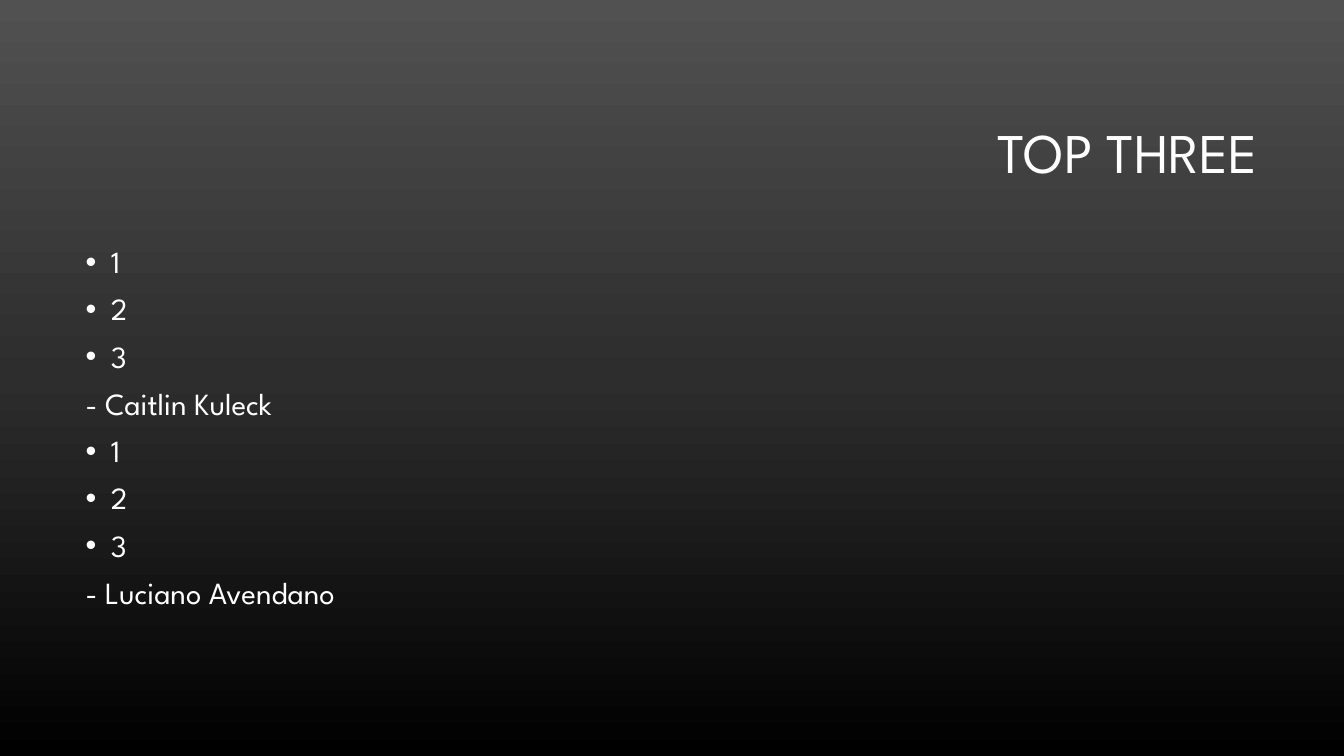
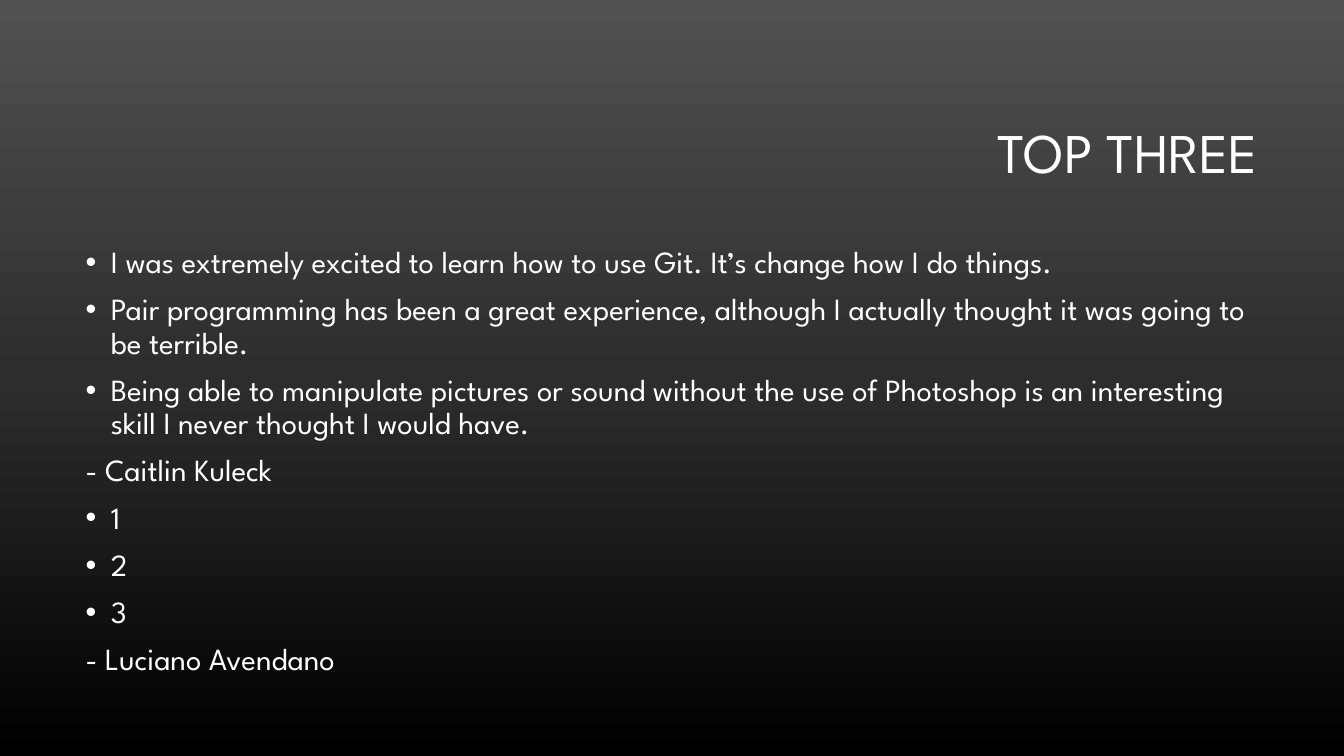
Before and after one commit to kTeaBear/Malice-in-Pyland, a slide deck: slide 9 of CST205 - Final Project Powerpoint.pptx (slide 7 before the commit). Drawn at 1344x756 pixels with LibreOffice and Linux fonts; fonts in the diff are those of the drawing; background and template pictures are left out. Boxes give left, top, right and bottom in pixels: in the first picture for what was removed or moved away, otherwise in the second. Text is boxed around its words. In the diff, an @@ line names an element or a change of style, - is before the commit and + after.

Commit message:
added picture and top three

```diff
--- a/CST205 - Final Project Powerpoint.pptx
+++ b/CST205 - Final Project Powerpoint.pptx
@@ text at [111, 252, 1244, 441]: text changed @@
-• 1
-• 2
-• 3
+• I was extremely excited to learn how to use Git. It’s change how I do things.
+• Pair programming has been a great experience, although I actually thought it was going to be terrible.
+• Being able to manipulate pictures or sound without the use of Photoshop is an interesting skill I never thought I would have.
```
Also in this commit, not shown: 1 other slide changed, 3 slides added.
